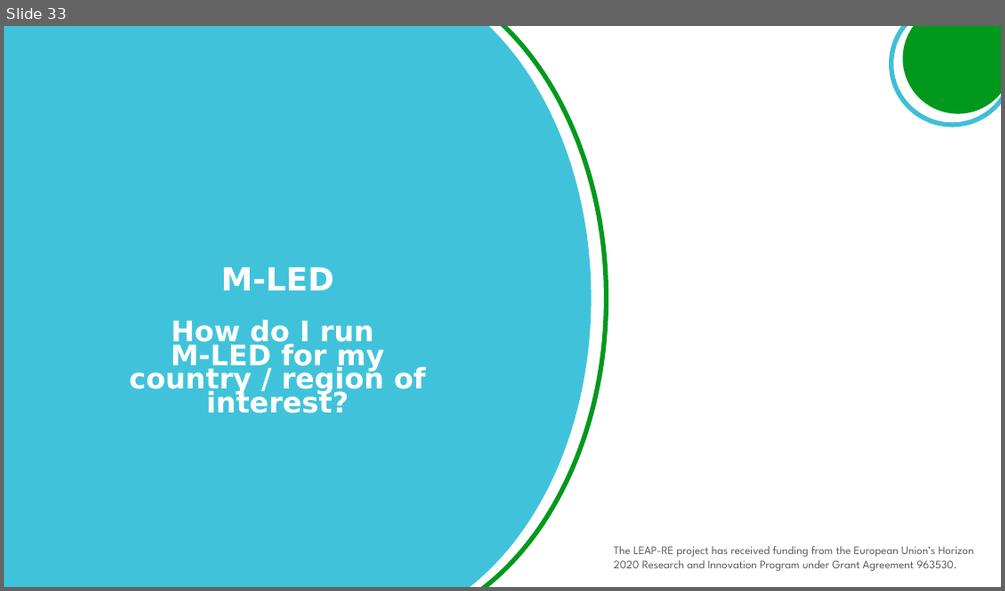
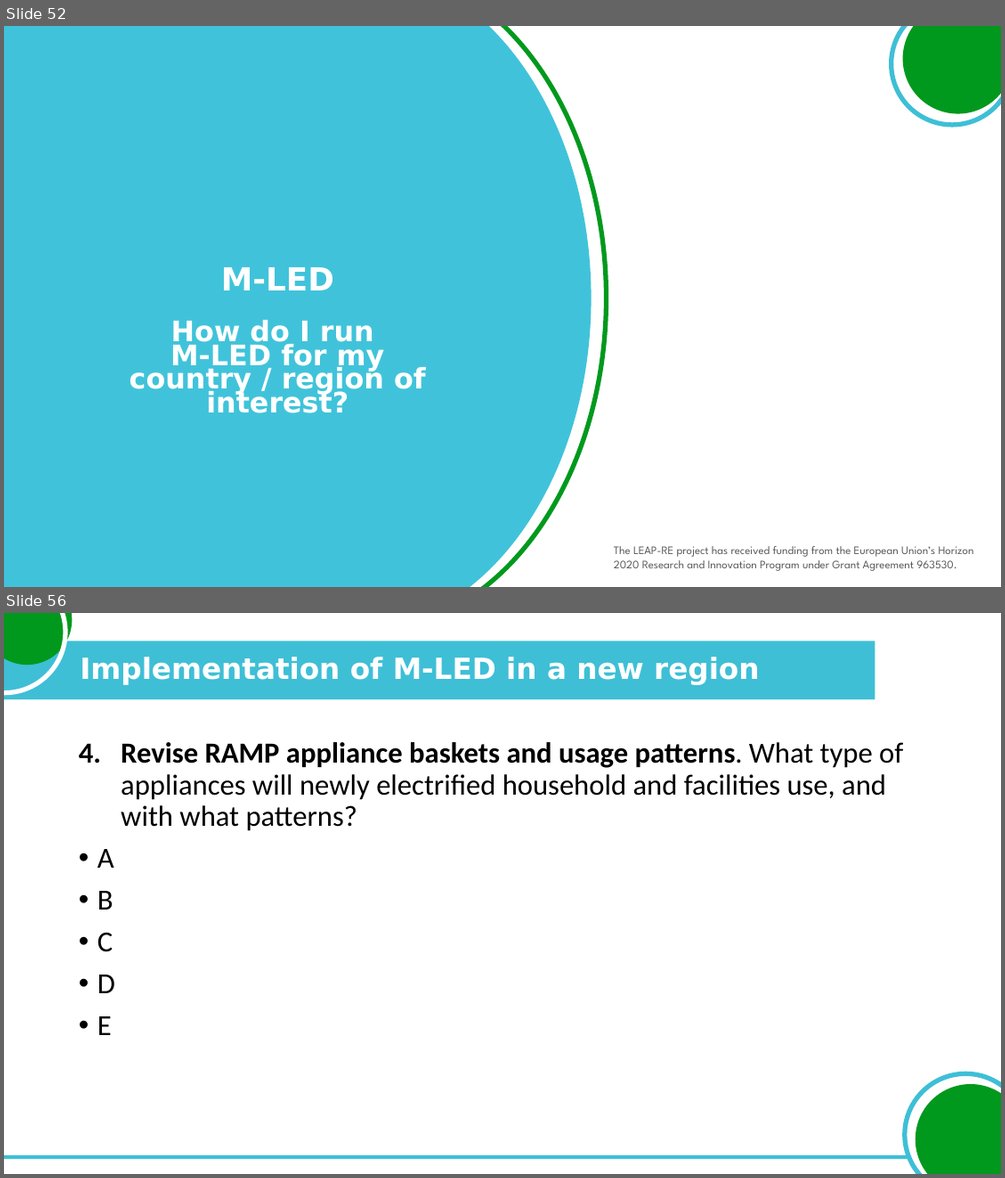
Before and after one commit to giacfalk/RE4AFAGRI_platform, a slide deck: capacity_building/M-LED_slide_pack.pptx. Shown one above the other, each under a label of ours: slide 33 before the commit, slides 52 and 56 after it; the slides between them are not shown. The pictures are 1005x591 and 1005x1178 pixels, drawn with LibreOffice and Linux fonts; fonts in the diff are those of the drawing; background and template pictures are left out. Boxes give left, top, right and bottom in pixels: in the first picture for what was removed or moved away, otherwise in the second. Text is boxed around its words. In the diff, an @@ line names an element or a change of style, - is before the commit and + after.

```diff
--- a/capacity_building/M-LED_slide_pack.pptx
+++ b/capacity_building/M-LED_slide_pack.pptx
@@ slide 56 added at (x1=4, y1=613, x2=1001, y2=1174), background #FFFFFF @@
@@ ellipse added at (x1=4, y1=613, x2=78, y2=670), fill #00991D @@
@@ ellipse added at (x1=4, y1=613, x2=65, y2=693), outline #FFFFFF 4.5 pt @@
@@ rectangle added at (x1=4, y1=641, x2=875, y2=699), fill #3EBFD6 @@
@@ title added at (x1=80, y1=657, x2=759, y2=685), 28 pt, text #FFFFFF, bold @@
+Implementation of M-LED in a new region
@@ text added at (x1=97, y1=742, x2=903, y2=1035), 28 pt, text #000000 @@
+4. Revise RAMP appliance baskets and usage patterns. What type of appliances will newly electrified household and facilities use, and with what patterns?
+• A
+• B
+• C
+• D
+• E
@@ ellipse added at (x1=898, y1=1066, x2=1001, y2=1174), outline #3EBFD6 4.5 pt @@
@@ ellipse added at (x1=909, y1=1078, x2=1001, y2=1174), fill #00991D @@
@@ rectangle added at (x1=4, y1=1155, x2=910, y2=1159), fill #3EBFD6 @@
@@ what was slide 33 is now slide 52 @@
```
Also in this commit, not shown: 4 slides changed, 27 other slides added, 3 slides removed, 18 other files.
